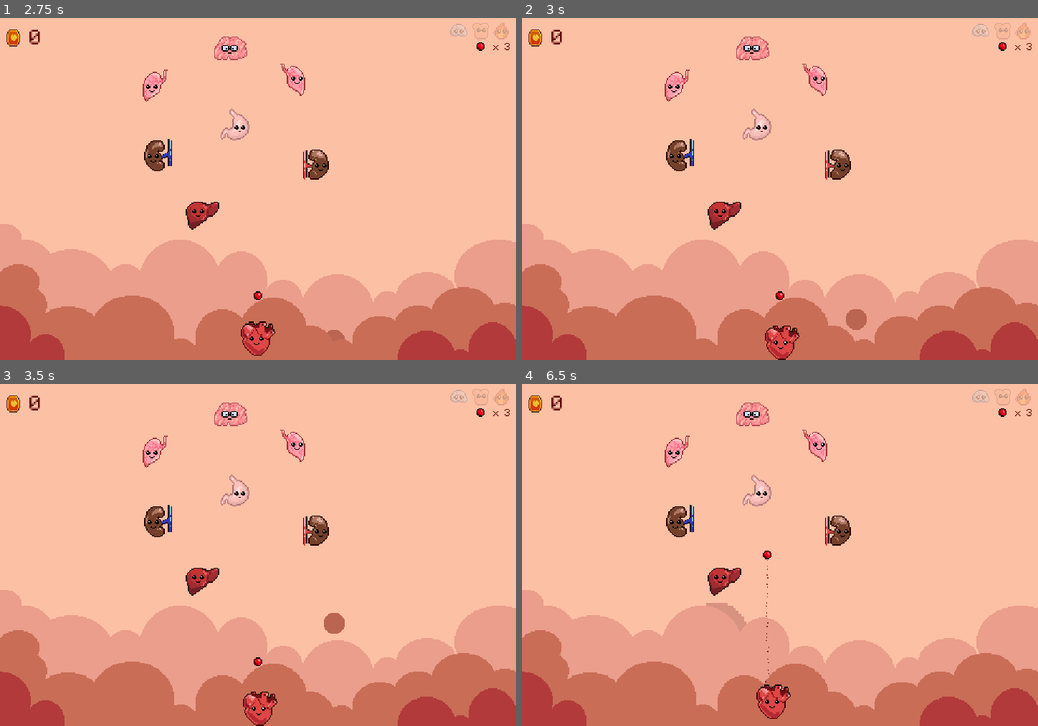
Above: before the commit, frames 1-4 (two rows, left to right).
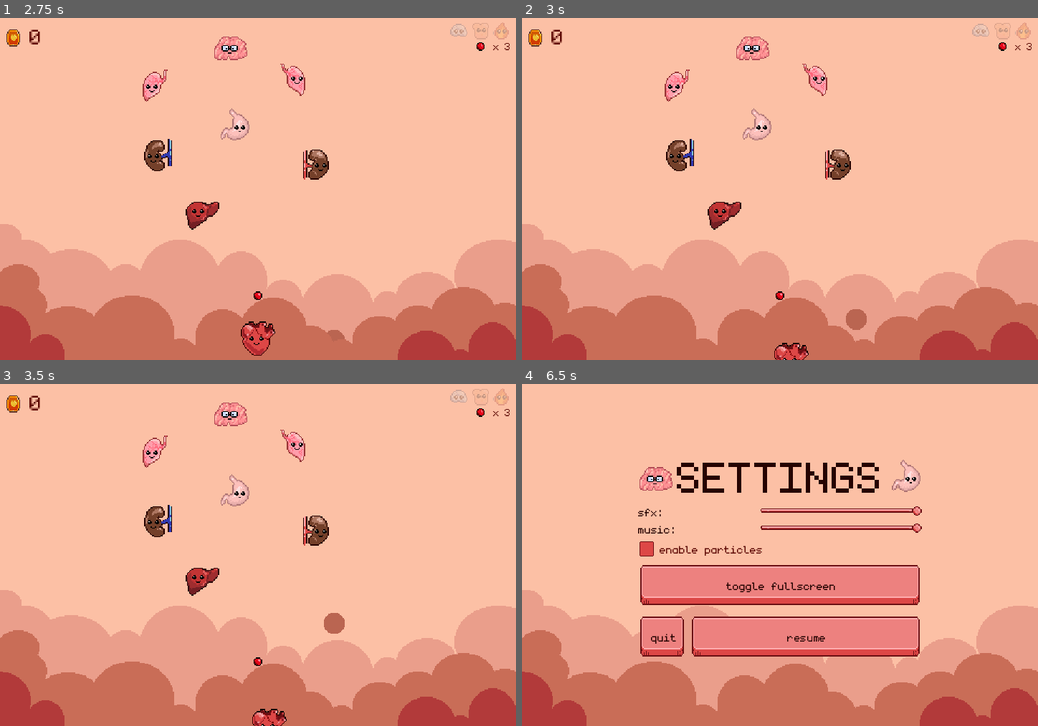
Above: after the commit, the same moments.

Repository: dmitriy-shmilo/arkabeat
Game: Godot game, scene res://screens/title/title.tscn
The game is run twice, just before and just after one commit, with the same random seed, the same clock (stepped at 60 frames per second) and the same inputs. Sound files missing from this copy of the repository are replaced by a short silence.
Inputs (mouse positions are in pixels of both pictures, inside the frame that each line leads up to):
- Up to frame 1 (2.75 s): click "credits" at 0.5 s; click "back" at 1.25 s; click "new game" at 2 s
- Up to frame 2 (3 s): tap Enter at 2.75 s; move the mouse to (810, 185) at 2.77 s
- Up to frame 3 (3.5 s): no input
- Up to frame 4 (6.5 s): move the mouse to (754, 555) at 3.52 s; move the mouse to (790, 548) at 4.27 s; tap Space at 5 s; move the mouse to (774, 558) at 5.02 s; click (780, 548) at 5.75 s, where only the run after the commit has a clickable "enable particles"

Frame 1 is identical in both runs. In frame 2, 0.6% of the frame differs, in the area x 47-56%, y 89-100%; in frame 3, 0.6%; in frame 4, 17%, in the area x 1-99%, y 1-98%.
Error before the commit: Trying to assign value of type 'AnimatedSprite' to a variable of type 'Sprite'. (res://bat/bat.gd:9)
Error after the commit: Trying to assign value of type 'AnimatedSprite' to a variable of type 'Sprite'. (res://bat/bat.gd:11)

Commit message:
HTML5 and collision-related bugfixes

Diff:
--- a/bat/bat.gd
+++ b/bat/bat.gd
@@ -3,6 +3,8 @@
 
 const Beat1 = preload("res://bat/beat1.wav")
 const Beat2 = preload("res://bat/beat2.wav")
+const SPEED = 640.0
+const PROXIMITY_THRESHOLD = 5.0
 
 onready var _sprite: Sprite = $Sprite
 onready var _audio: AudioStreamPlayer = $Audio
@@ -20,9 +22,9 @@
 
 
 func _physics_process(delta):
-	_velocity = (desired_position - global_position).normalized() * 640
-	if (desired_position - global_position).length() < 10:
-		global_position = desired_position
+	_velocity = (desired_position - position).normalized() * SPEED
+	if (desired_position - position).length() <= PROXIMITY_THRESHOLD:
+		position = desired_position
 	else:
 		move_and_collide(_velocity * delta)
 
--- a/bat/bat.tscn
+++ b/bat/bat.tscn
@@ -61,6 +61,7 @@
 
 [node name="Bat" type="KinematicBody2D"]
 position = Vector2( 163.983, 199.9 )
+collision_mask = 2
 script = ExtResource( 3 )
 
 [node name="Collider" type="CollisionPolygon2D" parent="."]
--- a/bat/projectile.tscn
+++ b/bat/projectile.tscn
@@ -25,6 +25,8 @@
 
 [node name="Projectile" type="KinematicBody2D"]
 position = Vector2( 165.305, 122.035 )
+collision_layer = 2
+collision_mask = 5
 script = ExtResource( 2 )
 
 [node name="TrailParticles" type="Particles2D" parent="."]
--- a/organ/organ.tscn
+++ b/organ/organ.tscn
@@ -131,6 +131,8 @@
 region_rect = Rect2( 0, 0, 32, 32 )
 
 [node name="KinematicBody2D" type="KinematicBody2D" parent="."]
+collision_layer = 4
+collision_mask = 2
 
 [node name="CollisionShape2D" type="CollisionShape2D" parent="KinematicBody2D"]
 shape = SubResource( 1 )
@@ -161,7 +163,6 @@
 visible = false
 position = Vector2( 12.4017, -18.7491 )
 frames = SubResource( 6 )
-frame = 1
 playing = true
 
 [node name="Audio" type="AudioStreamPlayer" parent="."]
--- a/project.godot
+++ b/project.godot
@@ -78,8 +78,15 @@
 "deadzone": 0.5,
 "events": [ Object(InputEventKey,"resource_local_to_scene":false,"resource_name":"","device":0,"alt":false,"shift":false,"control":false,"meta":false,"command":false,"pressed":false,"scancode":16777217,"unicode":0,"echo":false,"script":null)
 , Object(InputEventJoypadButton,"resource_local_to_scene":false,"resource_name":"","device":0,"button_index":11,"pressure":0.0,"pressed":false,"script":null)
+, Object(InputEventKey,"resource_local_to_scene":false,"resource_name":"","device":0,"alt":false,"shift":false,"control":false,"meta":false,"command":false,"pressed":false,"scancode":32,"unicode":0,"echo":false,"script":null)
  ]
 }
+
+[layer_names]
+
+2d_physics/layer_1="bat"
+2d_physics/layer_2="ball"
+2d_physics/layer_3="obstacle"
 
 [rendering]
 
--- a/screens/credits/credits.gd
+++ b/screens/credits/credits.gd
@@ -5,8 +5,8 @@
 
 
 func _ready():
-	if not OS.has_feature("HTML5"):
-		_credits_label.connect("meta_clicked", self, "_on_CreditsLabel_meta_clicked")
+	_credits_label.connect("meta_clicked", self, "_on_CreditsLabel_meta_clicked")
+
 
 func _on_BackButton_pressed():
 	get_tree().change_scene("res://screens/title/title.tscn")
--- a/screens/credits/credits.tscn
+++ b/screens/credits/credits.tscn
@@ -46,8 +46,6 @@
 alignment = 1
 
 [node name="TextureRect" type="TextureRect" parent="VBoxContainer/HBoxContainer"]
-anchor_top = 0.117647
-anchor_bottom = 0.117647
 margin_left = 26.0
 margin_top = 9.0
 margin_right = 58.0
@@ -63,8 +61,6 @@
 text = "CREDITS"
 
 [node name="TextureRect2" type="TextureRect" parent="VBoxContainer/HBoxContainer"]
-anchor_top = 0.117647
-anchor_bottom = 0.117647
 margin_left = 234.0
 margin_top = 9.0
 margin_right = 266.0
--- a/screens/main/main.gd
+++ b/screens/main/main.gd
@@ -36,6 +36,7 @@
 var _score: int = 0 setget _set_score
 var _lives: int = 3 setget _set_lives
 var _state = GAME_STATE.LAUNCHING
+var _mouse_captured = false
 
 var _resources: Dictionary = {
 	Organ.RESOURCE_TYPE.OXYGEN : 0,
@@ -46,7 +47,7 @@
 
 
 func _ready():
-	Input.set_mouse_mode(Input.MOUSE_MODE_CAPTURED)
+	_try_capture_mouse()
 	emit_signal("lives_changed", _lives)
 	_music.stream_paused = false
 	_music.play()
@@ -57,7 +58,7 @@
 		get_tree().set_input_as_handled()
 		_settings.visible = true
 		get_tree().paused = true
-		Input.set_mouse_mode(Input.MOUSE_MODE_VISIBLE)
+		_release_mouse()
 
 
 func _unhandled_input(event: InputEvent):
@@ -65,10 +66,13 @@
 		_set_state(GAME_STATE.PLAYING)
 	elif event is InputEventMouseMotion:
 		var position = (event as InputEventMouseMotion).position
-		position.y = clamp(_bat.position.y + event.relative.y, \
+		if _mouse_captured:
+			position = _bat.position + event.relative
+
+		position.y = clamp(position.y, \
 			get_viewport_rect().size.y - BAT_Y_ALLOWANCE, \
 			get_viewport_rect().size.y)
-		position.x = clamp(_bat.position.x + event.relative.x, \
+		position.x = clamp(position.x, \
 			0, get_viewport_rect().size.x)
 		_bat.desired_position = position
 
@@ -103,6 +107,20 @@
 	emit_signal("lives_changed", _lives)
 
 
+func _try_capture_mouse():
+	if OS.has_feature("HTML5"):
+		return
+	Input.set_mouse_mode(Input.MOUSE_MODE_CAPTURED)
+	_mouse_captured = true
+
+
+func _release_mouse():
+	if OS.has_feature("HTML5"):
+		return
+	Input.set_mouse_mode(Input.MOUSE_MODE_VISIBLE)
+	_mouse_captured = false
+
+
 func _on_Projectile_collided(other):
 	if other == _left_wall \
 		or other == _right_wall \
@@ -128,7 +146,7 @@
 			if _score > PersistedSettings.best_score:
 				PersistedSettings.best_score = _score
 
-			Input.set_mouse_mode(Input.MOUSE_MODE_VISIBLE)
+			_release_mouse()
 			get_tree().change_scene("res://screens/game_over/game_over.tscn")
 	elif other is Bat:
 		_projectile.speed_up(SPEEDUP_AMOUNT)
@@ -161,7 +179,7 @@
 func _on_Settings_back_pressed():
 	_settings.visible = false
 	get_tree().paused = false
-	Input.set_mouse_mode(Input.MOUSE_MODE_CAPTURED)
+	_try_capture_mouse()
 
 
 func _on_Settings_quit_pressed():
--- a/screens/main/main.tscn
+++ b/screens/main/main.tscn
@@ -99,30 +99,39 @@
 
 [node name="LeftWall" type="StaticBody2D" parent="."]
 position = Vector2( -5, 160 )
+collision_layer = 4
+collision_mask = 2
 
 [node name="CollisionShape2D" type="CollisionShape2D" parent="LeftWall"]
 shape = SubResource( 1 )
 
 [node name="RightWall" type="StaticBody2D" parent="."]
 position = Vector2( 485, 160 )
+collision_layer = 4
+collision_mask = 2
 
 [node name="CollisionShape2D" type="CollisionShape2D" parent="RightWall"]
 shape = SubResource( 1 )
 
 [node name="Floor" type="StaticBody2D" parent="."]
 position = Vector2( 240, 325 )
+collision_layer = 4
+collision_mask = 2
 
 [node name="CollisionShape2D" type="CollisionShape2D" parent="Floor"]
 shape = SubResource( 2 )
 
 [node name="Ceiling" type="StaticBody2D" parent="."]
 position = Vector2( 240, -5 )
+collision_layer = 4
+collision_mask = 2
 
 [node name="CollisionShape2D" type="CollisionShape2D" parent="Ceiling"]
 shape = SubResource( 2 )
 
 [node name="Bat" parent="." instance=ExtResource( 3 )]
 position = Vector2( 240, 300 )
+collision_mask = 0
 
 [node name="CanvasLayer" type="CanvasLayer" parent="."]
 
--- a/screens/settings/settings.gd
+++ b/screens/settings/settings.gd
@@ -3,11 +3,13 @@
 onready var _sfx_slider = $VBoxContainer/SfxContainer/SfxSlider
 onready var _music_slider = $VBoxContainer/MusicContainer/MusicSlider
 onready var _enable_particles_checkbox = $VBoxContainer/ParticlesCheckbox
+onready var _fullscreen_button = $VBoxContainer/FullscreenButton
 
 signal back_pressed
 signal quit_pressed
 
 func _ready():
+	_fullscreen_button.visible = not OS.has_feature("HTML5")
 	_load_settings()
 
 
